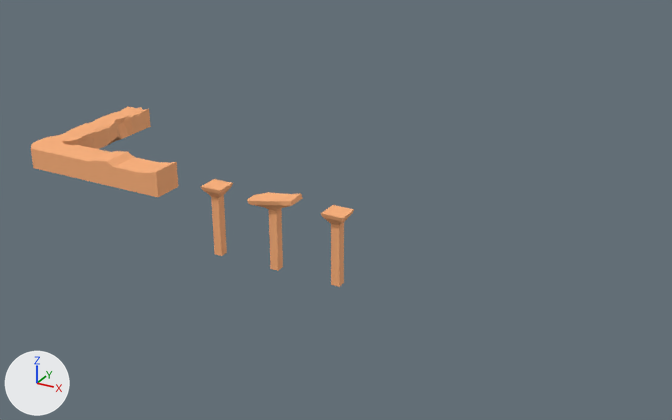
A saved change to the FBX model EcoSphere/Assets/Models/Levels/level1.fbx.
The view is the same before and after, from a camera (50 mm lens) standing at (65.4, -68.4, 31.3) and looking at (28.2, -0.8, -2.6). Arrows for +X, +Y and +Z are at lower left; the lights stay in place. Where no turn or scale is listed for an object, it has been applied to the vertices.

The older version as bpy lines, for what is in view:
```python
me_cube = bpy.data.meshes.new('Cube')
me_cube.from_pydata(...)  # 875 vertices, 790 faces; spans x -1.6..33.1, y -9.1..6.2, z -5.9..1.5
me_cube.materials.append(mat_material)  # orange #ffb27a
ob_cube = bpy.data.objects.new('Cube', me_cube)
ob_cube.location = (0.0, 0.0, 0.0)
```
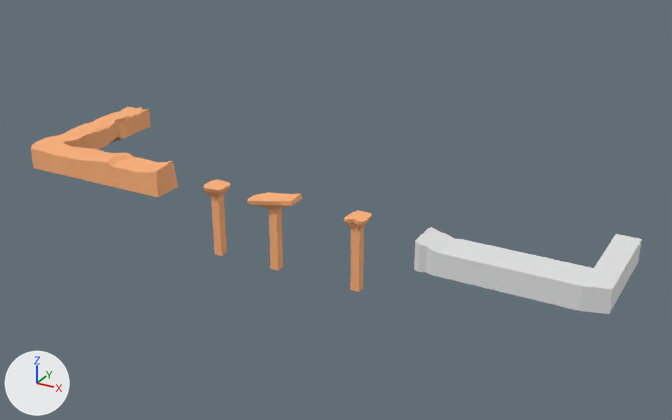
Where the newer file only moved an object's origin or applied its transform, the numbers keep the older frame.

What differs and where, as boxes [x1, y1, x2, y2] in the pictures (672 x 420 px; the box of a moved part takes in the faces that stretch with it):
'Cube', reshaped: before [31, 106, 354, 287]; after [31, 106, 372, 292]
'Cube.001', added: after [414, 227, 642, 314]
part 1 of me_cube, added (orange): after [344, 210, 372, 292]
part 2 of me_cube, deleted (orange): before [321, 205, 354, 287]
part 3 of me_cube, cut back: before [31, 135, 178, 197]; after [31, 136, 178, 197]
part 4 of me_cube, moved or reshaped: before [201, 179, 233, 202]; after [203, 180, 230, 202]

The change, as a diff of the scene's bpy script:
```diff
--- a/EcoSphere/Assets/Models/Levels/level1.fbx.py
+++ b/EcoSphere/Assets/Models/Levels/level1.fbx.py
@@ me_cube @@
 # used by ob_cube; location = (0.0, 0.0, 0.0)
-me_cube.from_pydata(...)  # 875 vertices, 790 faces; spans x -1.6..33.1, y -9.1..6.2, z -5.9..1.5
+me_cube.from_pydata(...)  # 868 vertices, 781 faces; spans x -1.6..34.9, y -9.1..6.2, z -5.9..1.6
+# me_cube part 1: a new loose piece of 105 vertices spanning x 32.9..34.9, y -8.5..-6.6, z -5.9..0.8, in mat_material (orange #ffb27a)
+# me_cube part 2: the loose piece of 105 vertices spanning x 31.1..33.1, y -8.6..-6.6, z -5.9..0.8 is deleted
+# me_cube part 3
+# 14 vertices are removed from x -1.1..0.4, y -6.2, z -1.0..1.0
+# 20 faces are deleted
+# 15 vertices in x 5.6..12.6, y -8.8..-6.2, z 1.0..1.4 move by (-0.2, 0.0, 0.0)
+# 13 vertices in x 7.7..14.7, y -9.1..-6.2, z 1.0..1.5 move by (-0.1, 0.1, 0.0)
+# 10 vertices in x -0.8..3.5, y -9.1..-6.2, z 1.0 move by (0.2, 0.0, -0.1)
+# 9 vertices in x 6.3..14.7, y -9.1..-6.2, z 1.0..1.5 move by (-0.1, 0.0, 0.0)
+# 7 vertices in x -0.7..14.0, y -9.1..-5.6, z 1.0..1.3 move by (0.0, 0.1, 0.0)
+# 7 vertices in x -0.1..8.4, y -9.1..-6.5, z 1.0..1.3 move by (0.0, 0.0, -0.1)
+# 166 vertices move from x -1.2..14.7, y -9.1..-5.6, z 1.0..1.5 to x -1.1..14.6, y -9.1..-5.5, z 0.8..1.6
+# 7 vertices are added at x -1.1..0.4, y -6.1, z 0.9..1.0
+# 11 new faces join them
+# me_cube part 4
+# 3 vertices in x 20.1..20.5, y -8.0..-6.6, z -0.3..0.8 move by (0.0, 0.1, 0.0)
+# 20 vertices move from x 19.1..21.1, y -8.6..-6.6, z -0.3..0.8 to x 19.3..21.1, y -8.6..-6.5, z -0.3..0.8
 me_cube.materials.append(mat_material)
@@ me_cube_001 @@
+me_cube_001.from_pydata(...)  # 528 vertices, 515 faces; spans x -1.0..14.0, y -1.6..8.3, z -1.0..1.5
@@ ob_cube_001 @@
+ob_cube_001 = bpy.data.objects.new('Cube.001', me_cube_001)
+ob_cube_001.location = (40.53, -7.57, -1.05)
```
